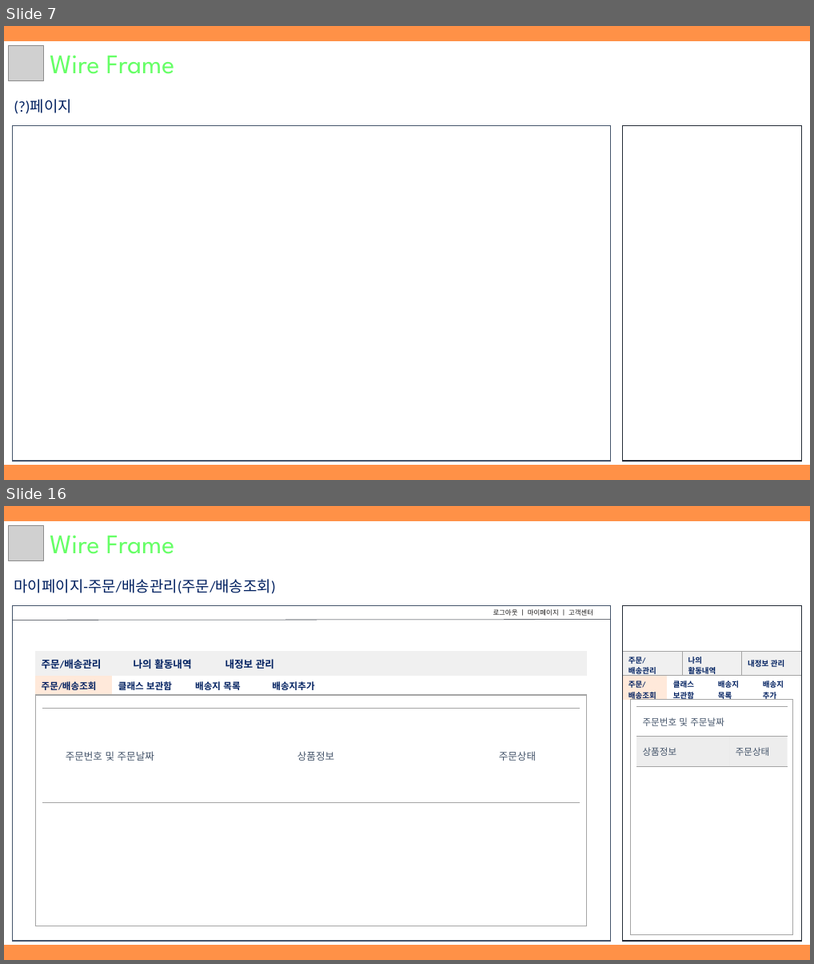
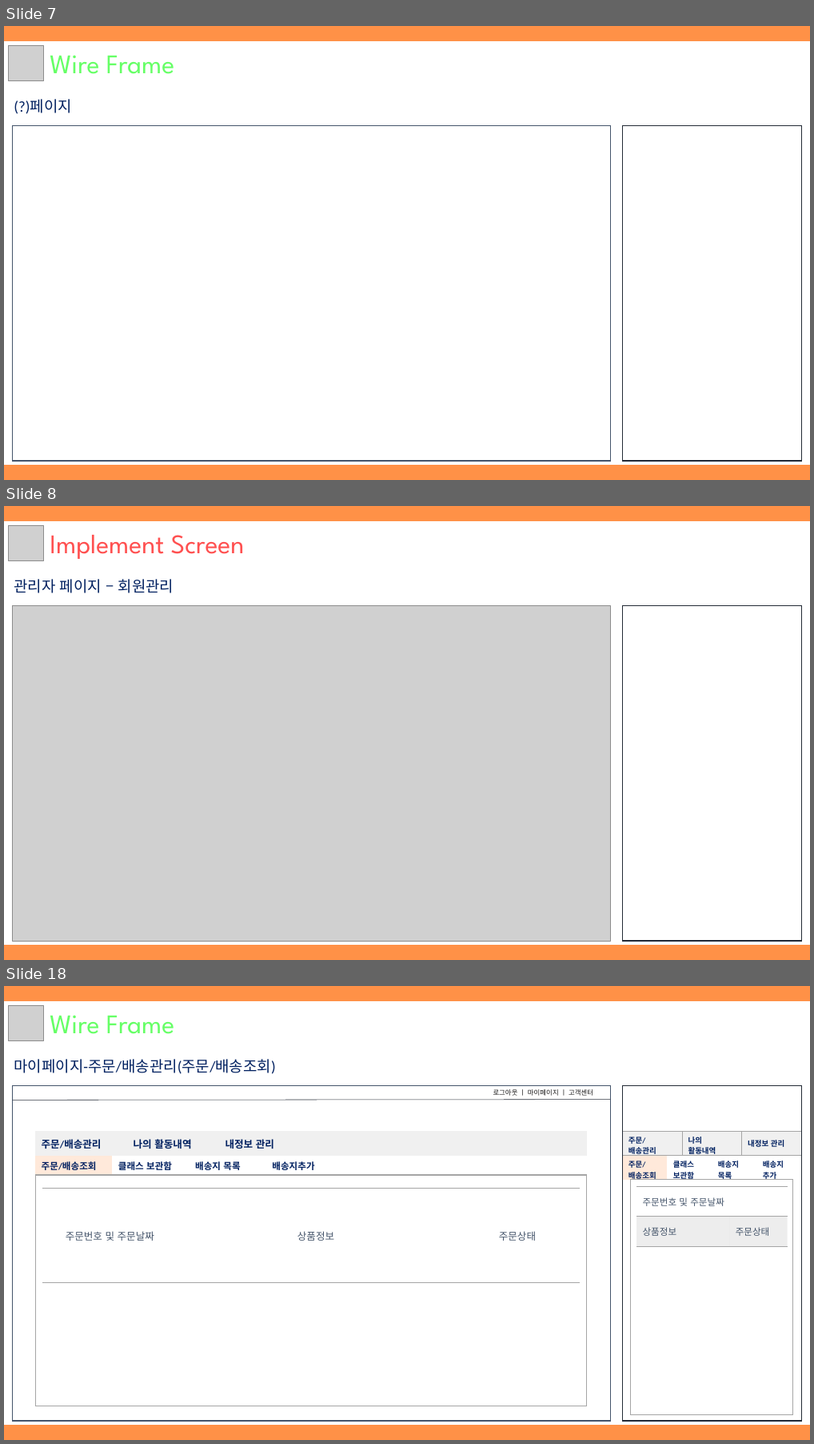
Before and after one commit to hhsw07/ezen-academy-projects, a slide deck: WebContent/cmk/document/3조 원데이클래스.pptx. Shown one above the other, each under a label of ours: slides 7 and 16 before the commit, slides 7, 8 and 18 after it; the slides between them are not shown. The pictures are 814x964 and 814x1444 pixels, drawn with LibreOffice and Linux fonts; fonts in the diff are those of the drawing; grey boxes stand for pictures. Boxes give left, top, right and bottom in pixels: in the first picture for what was removed or moved away, otherwise in the second. Text is boxed around its words. In the diff, an @@ line names an element or a change of style, - is before the commit and + after.

```diff
--- a/WebContent/cmk/document/3조 원데이클래스.pptx
+++ b/WebContent/cmk/document/3조 원데이클래스.pptx
@@ slide 8 added at [4, 506, 810, 960], background #FF9147 @@
@@ rectangle added at [4, 522, 810, 944], fill #FFFFFF, outline #FFFFFF 1 pt @@
@@ picture added at [8, 525, 44, 561] @@
@@ text added at [50, 535, 245, 559], 32 pt, text #FF5050 @@
+Implement Screen
@@ text added at [14, 579, 174, 593], 18 pt, text #002060 @@
+관리자 페이지 – 회원관리
@@ picture added at [13, 606, 610, 940] @@
@@ rectangle added at [623, 606, 802, 940], fill #FFFFFF, outline #222A35 1 pt @@
@@ what was slide 16 is now slide 18 @@
```
Also in this commit, not shown: 8 slides changed, 1 other slide added, 4 other files.
